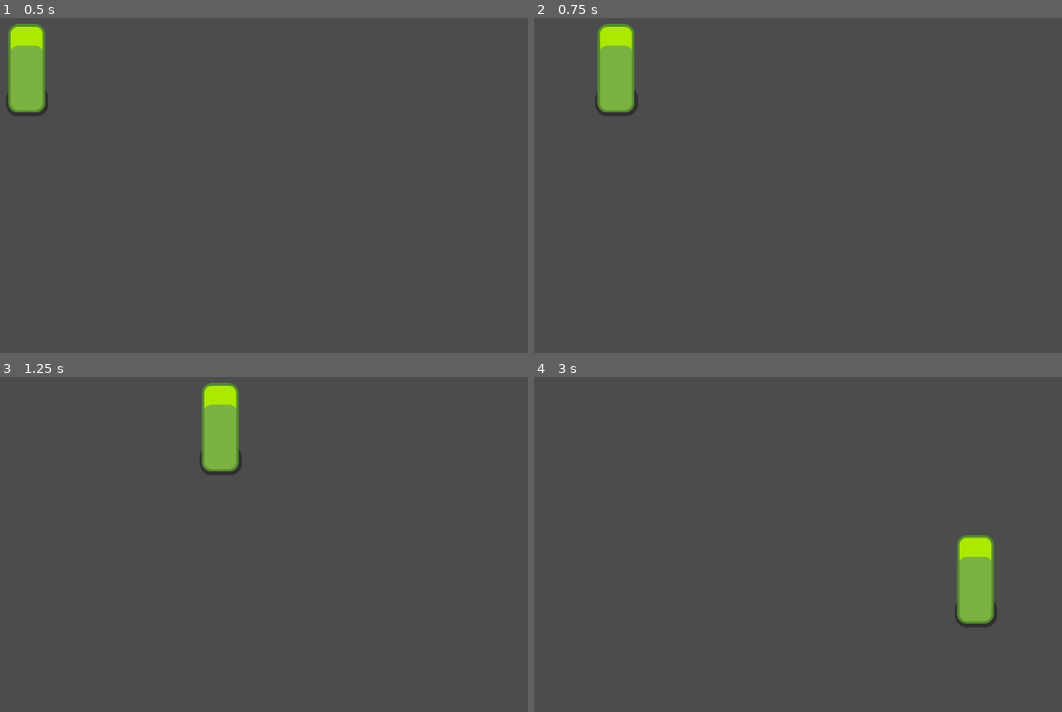
Above: before the commit, frames 1-4 (two rows, left to right).
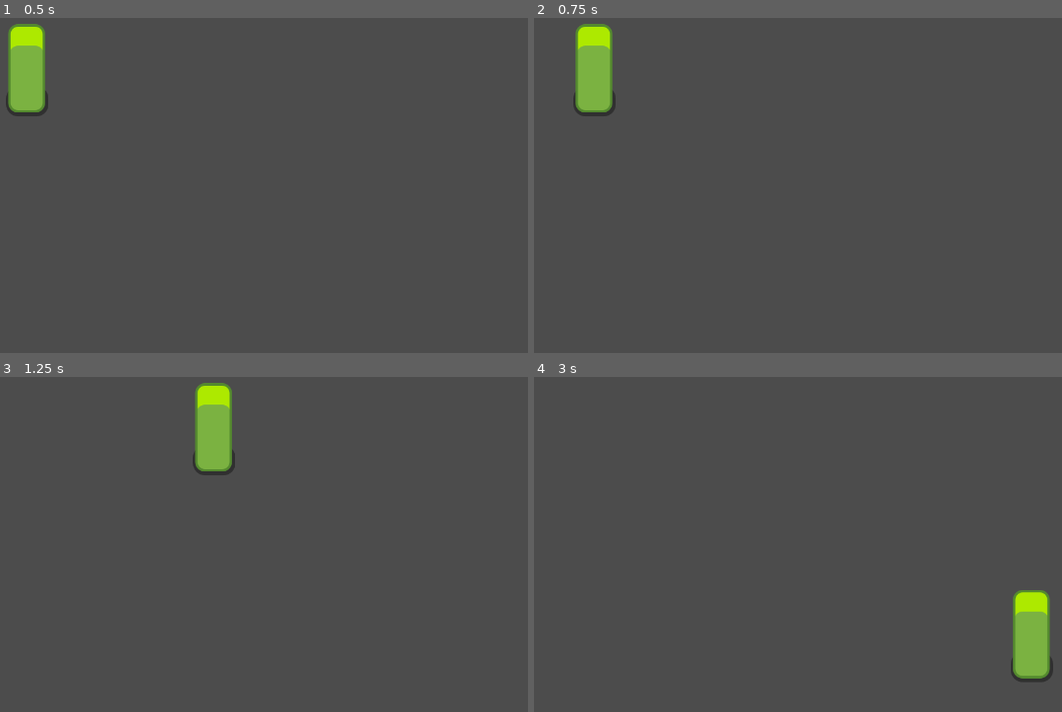
Above: after the commit, the same moments.

Repository: xkexp/xkexp.godot
Game: Godot game, scene res://01-movement/movement.tscn
The game is run twice, just before and just after one commit, with the same random seed, the same clock (stepped at 60 frames per second) and the same inputs.
Inputs:
- Up to frame 1 (0.5 s): no input
- Up to frame 2 (0.75 s): tap Enter at 0.5 s; hold Right (ui_right) from 0.53 s (still down)
- Up to frame 3 (1.25 s): keep holding Right (ui_right)
- Up to frame 4 (3 s): release Right (ui_right) at 1.28 s; hold Down (ui_down) 1.28-2.03 s; hold Right (ui_right) 2.03-2.78 s; hold Up (ui_up) from 2.78 s (still down)

Frame 1 is identical in both runs. In frame 2, 2.6% of the frame differs, in the area x 7-20%, y 1-30%; in frame 3, 1.0%; in frame 4, 3.9%, in the area x 79-99%, y 47-91%.

Commit message:
Up: 有摩擦力的移动

Diff:
--- a/arpg/01-movement/player.gd
+++ b/arpg/01-movement/player.gd
@@ -2,9 +2,9 @@
 
 const TAG = '[Player]: '
 # 最大速度
-const MAX_SPEED = 450
+const MAX_SPEED = 500
 # 加速度/摩擦力
-const ACCELERATION = 500
+const ACCELERATION = MAX_SPEED * 5
 
 # 速度
 var velocity = Vector2.ZERO
@@ -12,8 +12,9 @@
 
 func _physics_process(delta):
 	var input_direction = _get_input_direction()
-	velocity = input_direction * MAX_SPEED
-	move_and_slide(velocity)
+	#velocity = input_direction * MAX_SPEED
+	velocity = velocity.move_toward(input_direction * MAX_SPEED, ACCELERATION * delta)
+	velocity = move_and_slide(velocity)
 
 
 func _get_input_direction() -> Vector2:
